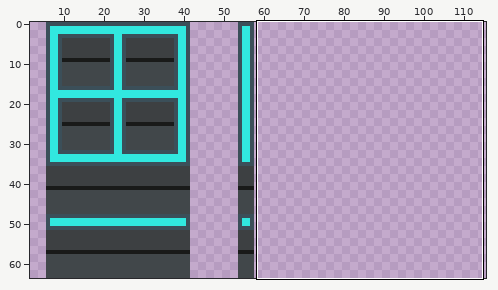
A sprite sheet gets an edit: assets/grid/Walls.png. The first picture is a wide view before the edit; the outline marks the close-up.
Close-up. The starting point:
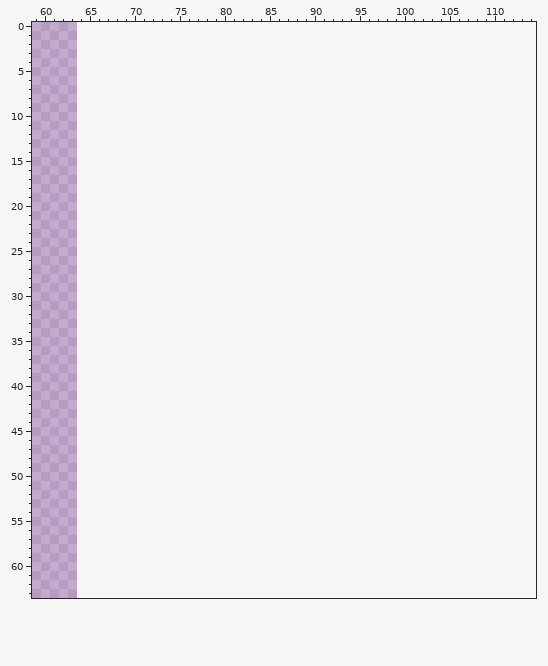
The file is 64x64 pixels. Shown: x 59..114, y 0..63. The old version is drawn lined up with the new one, on the new canvas. The wide view leaves out empty margins.
Palette (. is transparent): 
Pixels before (only the part around the change), first column x 59:
 0 ........................................................
 1 ........................................................
 2 ........................................................
 3 ........................................................
 4 ........................................................
 5 ........................................................
 6 ........................................................
 7 ........................................................
 8 ........................................................
 9 ........................................................
10 ........................................................
11 ........................................................
12 ........................................................
13 ........................................................
14 ........................................................
15 ........................................................
16 ........................................................
17 ........................................................
18 ........................................................
19 ........................................................
20 ........................................................
21 ........................................................
22 ........................................................
23 ........................................................
24 ........................................................
25 ........................................................
26 ........................................................
27 ........................................................
28 ........................................................
29 ........................................................
30 ........................................................
31 ........................................................
32 ........................................................
33 ........................................................
34 ........................................................
35 ........................................................
36 ........................................................
37 ........................................................
38 ........................................................
39 ........................................................
40 ........................................................
41 ........................................................
42 ........................................................
43 ........................................................
44 ........................................................
45 ........................................................
46 ........................................................
47 ........................................................
48 ........................................................
49 ........................................................
50 ........................................................
51 ........................................................
52 ........................................................
53 ........................................................
54 ........................................................
55 ........................................................
56 ........................................................
57 ........................................................
58 ........................................................
59 ........................................................
60 ........................................................
61 ........................................................
62 ........................................................
63 ........................................................
The same view after the edit:
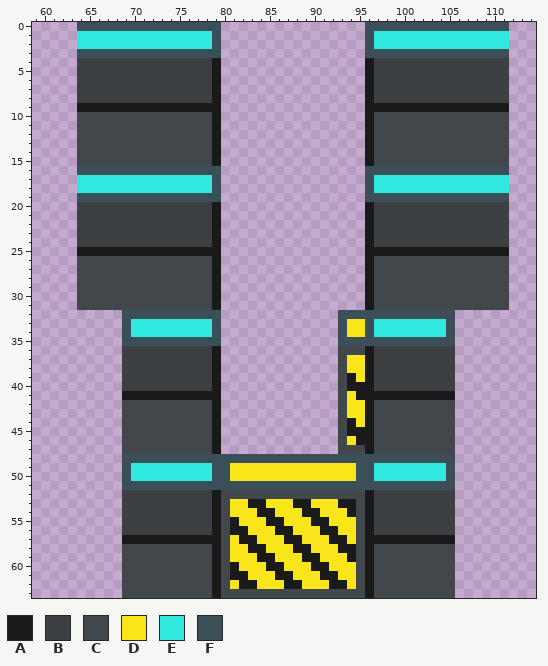
Colours new in this view: A #191a19  B #3d4042  C #41474a  D #f9e61a  E #31e8df  F #3b4f59
Diff:
canvas 64x64 -> 128x64
Changed rows in their new state; - is an unchanged pixel.
first column x 64:
 0 FFFFFFFFFFFFFFFF----------------FFFFFFFFFFFFFFFF
 1 EEEEEEEEEEEEEEEF----------------FEEEEEEEEEEEEEEE
 2 EEEEEEEEEEEEEEEF----------------FEEEEEEEEEEEEEEE
 3 FFFFFFFFFFFFFFFF----------------FFFFFFFFFFFFFFFF
 4 BBBBBBBBBBBBBBBA----------------ABBBBBBBBBBBBBBB
 5 BBBBBBBBBBBBBBBA----------------ABBBBBBBBBBBBBBB
 6 BBBBBBBBBBBBBBBA----------------ABBBBBBBBBBBBBBB
 7 BBBBBBBBBBBBBBBA----------------ABBBBBBBBBBBBBBB
 8 BBBBBBBBBBBBBBBA----------------ABBBBBBBBBBBBBBB
 9 AAAAAAAAAAAAAAAA----------------AAAAAAAAAAAAAAAA
10 CCCCCCCCCCCCCCCA----------------ACCCCCCCCCCCCCCC
11 CCCCCCCCCCCCCCCA----------------ACCCCCCCCCCCCCCC
12 CCCCCCCCCCCCCCCA----------------ACCCCCCCCCCCCCCC
13 CCCCCCCCCCCCCCCA----------------ACCCCCCCCCCCCCCC
14 CCCCCCCCCCCCCCCA----------------ACCCCCCCCCCCCCCC
15 CCCCCCCCCCCCCCCA----------------ACCCCCCCCCCCCCCC
16 FFFFFFFFFFFFFFFF----------------FFFFFFFFFFFFFFFF
17 EEEEEEEEEEEEEEEF----------------FEEEEEEEEEEEEEEE
18 EEEEEEEEEEEEEEEF----------------FEEEEEEEEEEEEEEE
19 FFFFFFFFFFFFFFFF----------------FFFFFFFFFFFFFFFF
20 BBBBBBBBBBBBBBBA----------------ABBBBBBBBBBBBBBB
21 BBBBBBBBBBBBBBBA----------------ABBBBBBBBBBBBBBB
22 BBBBBBBBBBBBBBBA----------------ABBBBBBBBBBBBBBB
23 BBBBBBBBBBBBBBBA----------------ABBBBBBBBBBBBBBB
24 BBBBBBBBBBBBBBBA----------------ABBBBBBBBBBBBBBB
25 AAAAAAAAAAAAAAAA----------------AAAAAAAAAAAAAAAA
26 CCCCCCCCCCCCCCCA----------------ACCCCCCCCCCCCCCC
27 CCCCCCCCCCCCCCCA----------------ACCCCCCCCCCCCCCC
28 CCCCCCCCCCCCCCCA----------------ACCCCCCCCCCCCCCC
29 CCCCCCCCCCCCCCCA----------------ACCCCCCCCCCCCCCC
30 CCCCCCCCCCCCCCCA----------------ACCCCCCCCCCCCCCC
31 CCCCCCCCCCCCCCCA----------------ACCCCCCCCCCCCCCC
32 -----FFFFFFFFFFF-------------FFFFFFFFFFFFF------
33 -----FEEEEEEEEEF-------------FDDFEEEEEEEEF------
34 -----FEEEEEEEEEF-------------FDDFEEEEEEEEF------
35 -----FFFFFFFFFFF-------------FFFFFFFFFFFFF------
36 -----BBBBBBBBBBA-------------CCCABBBBBBBBB------
37 -----BBBBBBBBBBA-------------CDDABBBBBBBBB------
38 -----BBBBBBBBBBA-------------CDDABBBBBBBBB------
39 -----BBBBBBBBBBA-------------CADABBBBBBBBB------
40 -----BBBBBBBBBBA-------------CAAABBBBBBBBB------
41 -----AAAAAAAAAAA-------------CDAAAAAAAAAAA------
42 -----CCCCCCCCCCA-------------CDDACCCCCCCCC------
43 -----CCCCCCCCCCA-------------CDDACCCCCCCCC------
44 -----CCCCCCCCCCA-------------CADACCCCCCCCC------
45 -----CCCCCCCCCCA-------------CAAACCCCCCCCC------
46 -----CCCCCCCCCCA-------------CDAACCCCCCCCC------
47 -----CCCCCCCCCCA-------------CCCACCCCCCCCC------
48 -----FFFFFFFFFFFFFFFFFFFFFFFFFFFFFFFFFFFFF------
49 -----FEEEEEEEEEFFDDDDDDDDDDDDDDFFEEEEEEEEF------
50 -----FEEEEEEEEEFFDDDDDDDDDDDDDDFFEEEEEEEEF------
51 -----FFFFFFFFFFFFFFFFFFFFFFFFFFFFFFFFFFFFF------
52 -----BBBBBBBBBBACCCCCCCCCCCCCCCCABBBBBBBBB------
53 -----BBBBBBBBBBACDDAADDDAADDDAACABBBBBBBBB------
54 -----BBBBBBBBBBACDDDAADDDAADDDACABBBBBBBBB------
55 -----BBBBBBBBBBACADDDAADDDAADDDCABBBBBBBBB------
56 -----BBBBBBBBBBACAADDDAADDDAADDCABBBBBBBBB------
57 -----AAAAAAAAAAACDAADDDAADDDAADCAAAAAAAAAA------
58 -----CCCCCCCCCCACDDAADDDAADDDAACACCCCCCCCC------
59 -----CCCCCCCCCCACDDDAADDDAADDDACACCCCCCCCC------
60 -----CCCCCCCCCCACADDDAADDDAADDDCACCCCCCCCC------
61 -----CCCCCCCCCCACAADDDAADDDAADDCACCCCCCCCC------
62 -----CCCCCCCCCCACDAADDDAADDDAADCACCCCCCCCC------
63 -----CCCCCCCCCCACCCCCCCCCCCCCCCCACCCCCCCCC------
Boxes around the changes in both close-ups, in picture pixels (x1, y1, x2, y2):
added: (77, 22, 509, 598)
